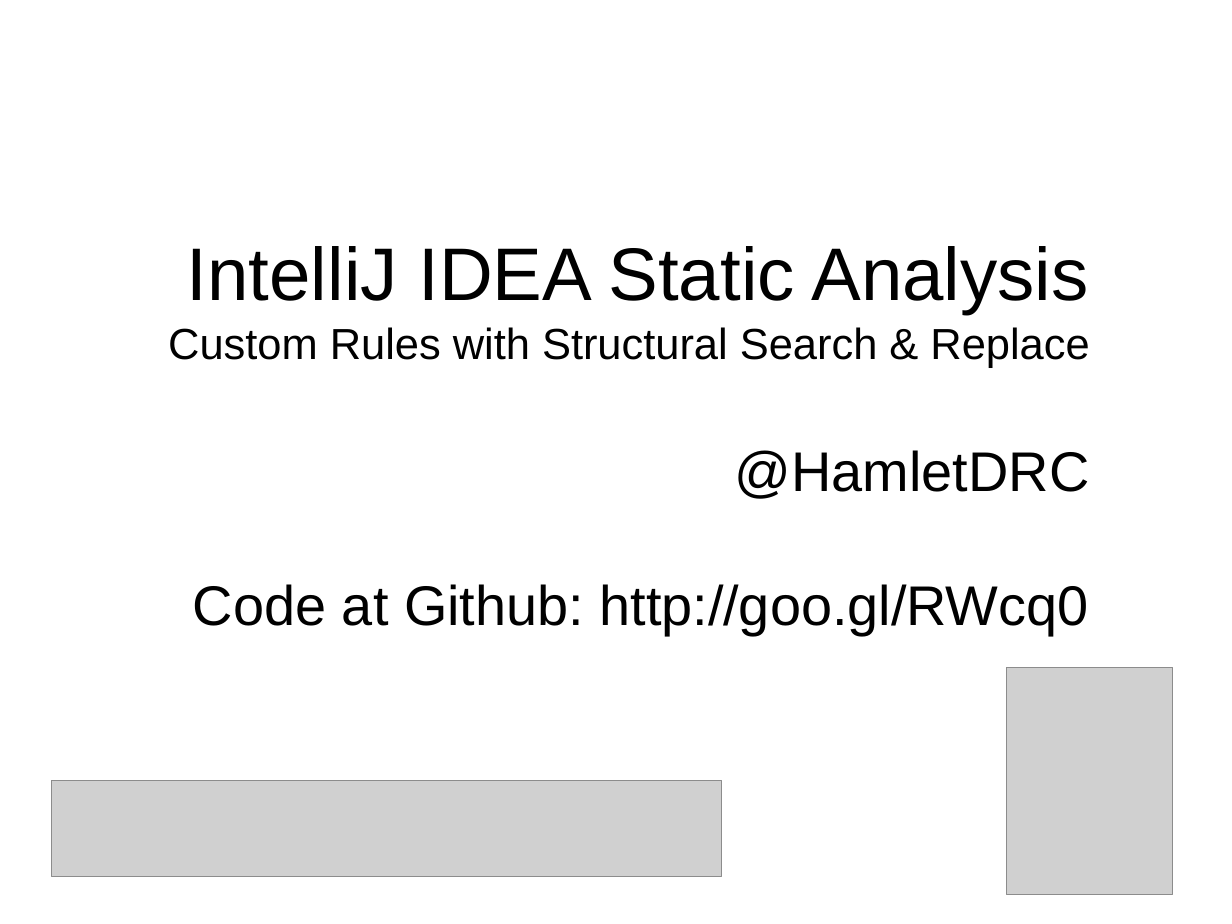
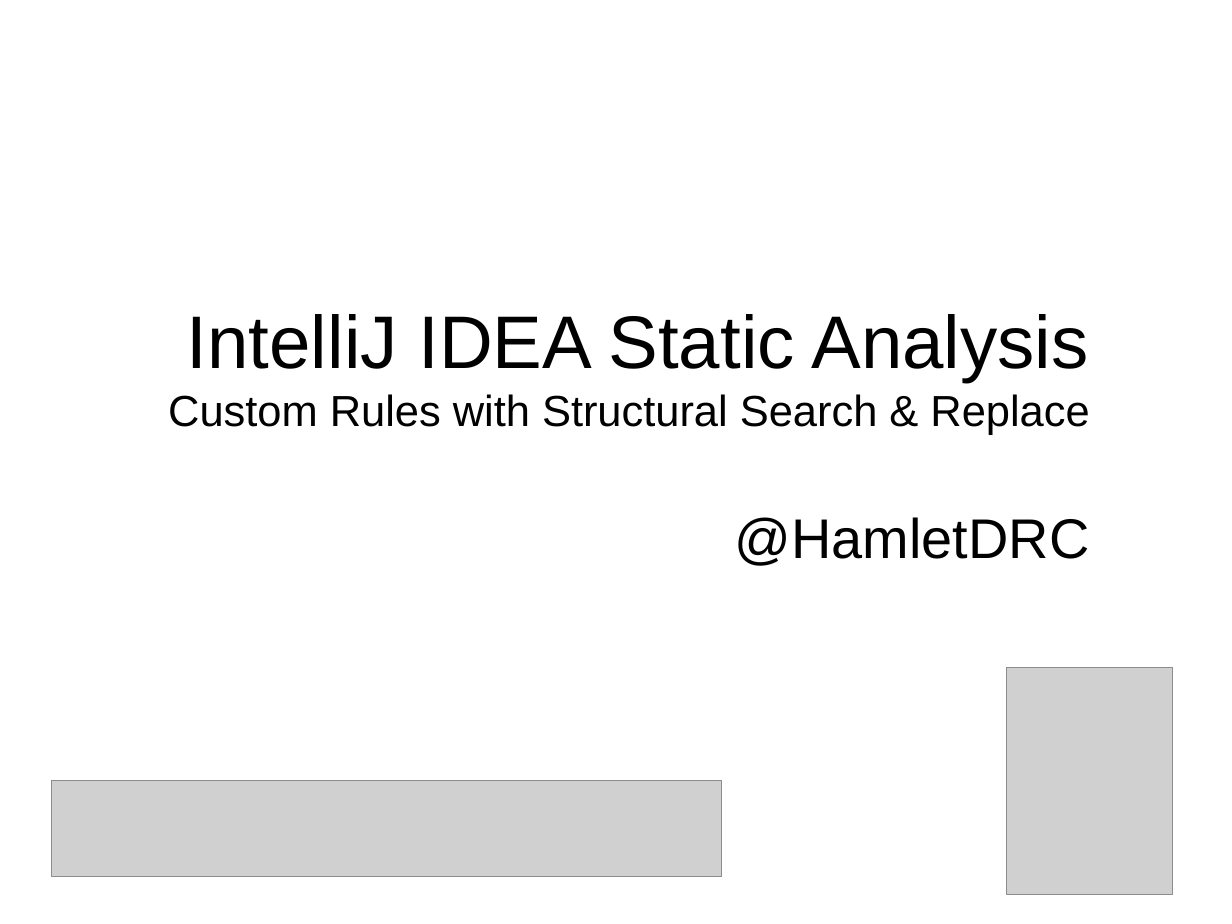
Before and after one commit to HamletDRC/screencasts, a slide deck: slide 1 of ideastaticanalysis/slides.odp. Drawn at 1232x924 pixels with LibreOffice and Linux fonts; fonts in the diff are those of the drawing; grey boxes stand for pictures. Boxes give left, top, right and bottom in pixels: in the first picture for what was removed or moved away, otherwise in the second. Text is boxed around its words. In the diff, an @@ line names an element or a change of style, - is before the commit and + after.

```diff
--- a/ideastaticanalysis/slides.odp
+++ b/ideastaticanalysis/slides.odp
@@ subtitle at <box>193,584,1088,635</box>: paragraph removed @@
-Code at Github: http://goo.gl/RWcq0
```
Also in this commit, not shown: 1 other slide changed, 3 other files.
